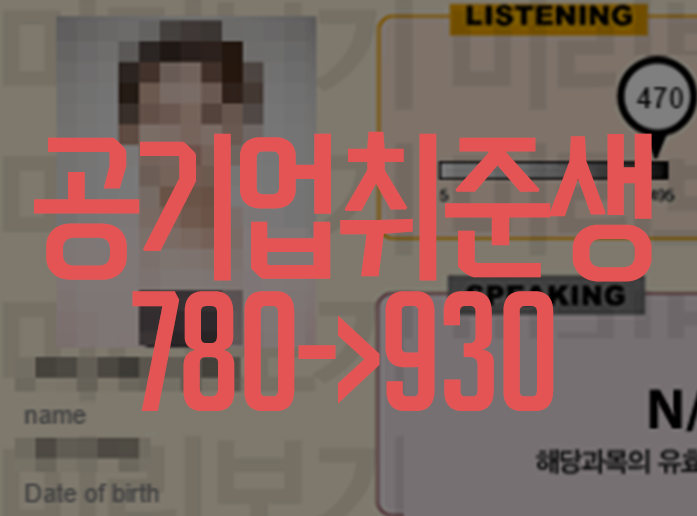
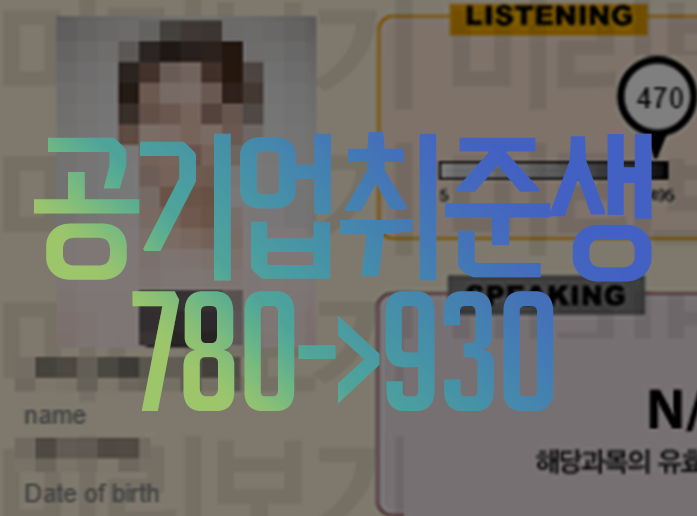
The second 697px x 516px image is a revision of the first. Changes to its layers:
painted on "공기업취준생 780->930" over [34, 131, 652, 411]
